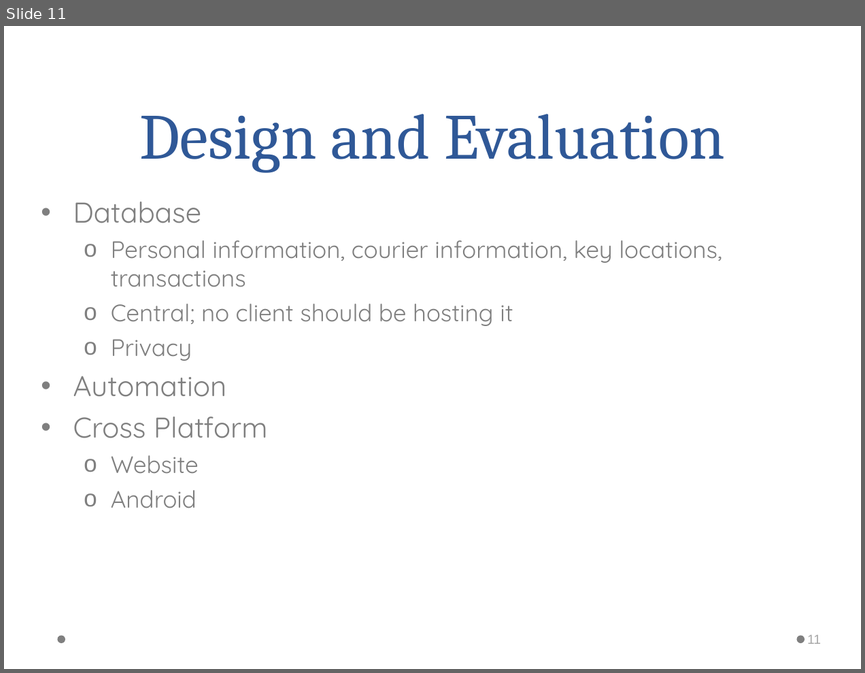
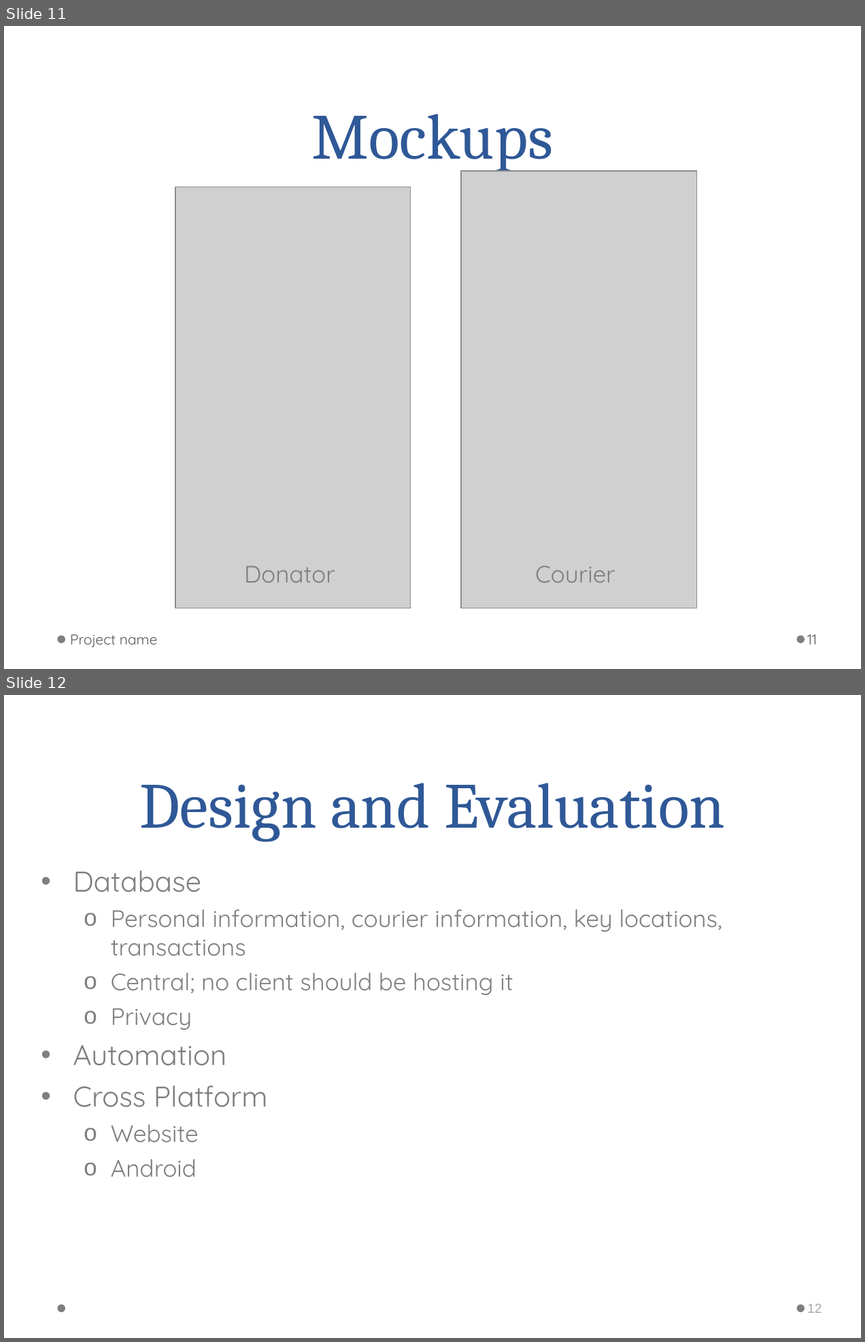
Before and after one commit to japacible/milk-banking-dispatch, a slide deck: presentations/final-presentation.ppt. Shown one above the other, each under a label of ours: slide 11 before the commit, slides 11 and 12 after it. The pictures are 865x673 and 865x1342 pixels, drawn with LibreOffice and Linux fonts; fonts in the diff are those of the drawing; grey boxes stand for pictures; background and template pictures are left out. Boxes give left, top, right and bottom in pixels: in the first picture for what was removed or moved away, otherwise in the second. Text is boxed around its words. In the diff, an @@ line names an element or a change of style, - is before the commit and + after.

Commit message:
mockups and next steps

```diff
--- a/presentations/final-presentation.ppt
+++ b/presentations/final-presentation.ppt
@@ slide 11 added at bbox=[4, 26, 861, 669], background picture (left out); not listed: 2 template elements that a slide beside it also shows @@
@@ title added at bbox=[311, 114, 553, 172], 54 pt, text #2F5897 @@
+Mockups
@@ picture added at bbox=[175, 187, 410, 609] @@
@@ picture added at bbox=[461, 171, 696, 608] @@
@@ text added at bbox=[244, 565, 335, 582], 20 pt, text #7F7F7F @@
+Donator
@@ text added at bbox=[535, 565, 615, 582], 20 pt, text #7F7F7F @@
+Courier
@@ text added at bbox=[70, 634, 158, 647], 12 pt, text #595959 @@
+Project name
@@ page number added at bbox=[807, 634, 817, 644], 12 pt, text #595959 @@
+11
@@ what was slide 11 is now slide 12 @@
@@ page number at bbox=[807, 1304, 821, 1312]: text changed @@
-11
+12
```
Also in this commit, not shown: 1 other slide added, 1 slide removed.
